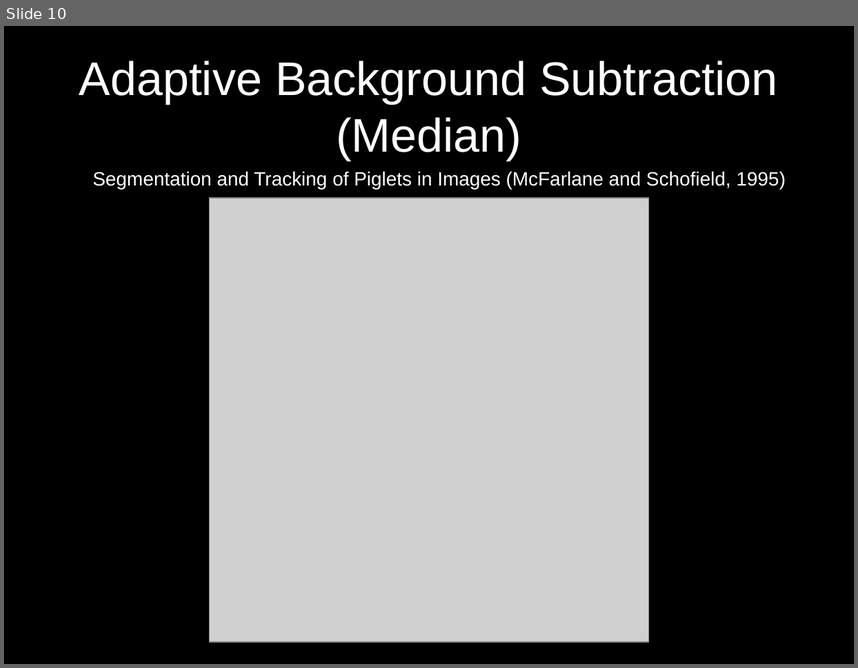
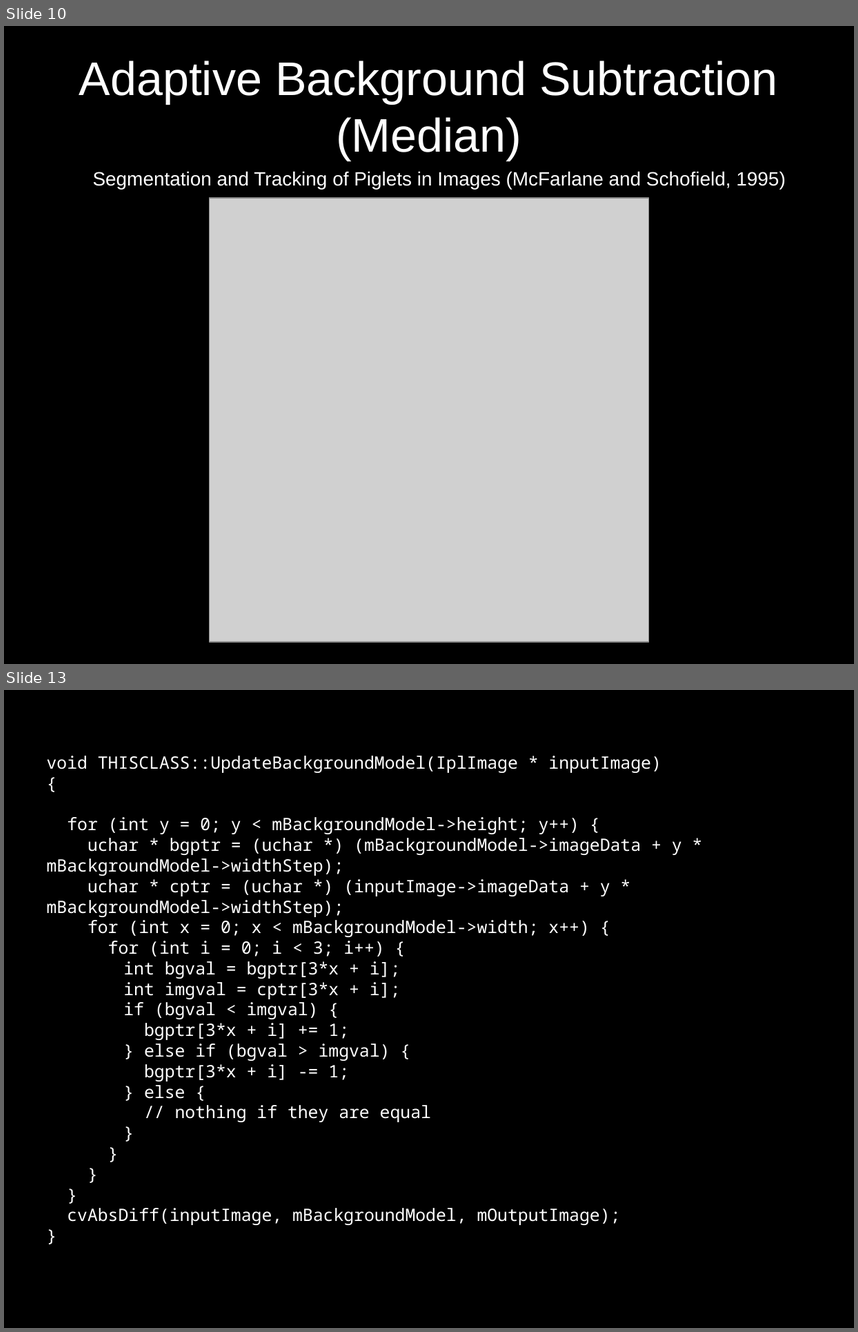
Before and after one commit to d28b/swistrack, a slide deck: Doc/tutorial.stefie10.06.2009/tutorialSlides.odp. Shown one above the other, each under a label of ours: slide 10 before the commit, slides 10 and 13 after it; the slides between them are not shown. The pictures are 858x668 and 858x1332 pixels, drawn with LibreOffice and Linux fonts; fonts in the diff are those of the drawing; grey boxes stand for pictures. Boxes give left, top, right and bottom in pixels: in the first picture for what was removed or moved away, otherwise in the second. Text is boxed around its words. In the diff, an @@ line names an element or a change of style, - is before the commit and + after.

Commit message:
Updated slides, with the pipeline sequence, and the code for the adaptive background subtraction, median.

```diff
--- a/Doc/tutorial.stefie10.06.2009/tutorialSlides.odp
+++ b/Doc/tutorial.stefie10.06.2009/tutorialSlides.odp
@@ slide 13 added at [4, 690, 854, 1328], background #000000 @@
@@ subtitle added at [47, 756, 682, 1225], 16 pt, text #FFFFFF @@
+void THISCLASS::UpdateBackgroundModel(IplImage * inputImage)
+{
+for (int y = 0; y < mBackgroundModel->height; y++) {
+uchar * bgptr = (uchar *) (mBackgroundModel->imageData + y * mBackgroundModel->widthStep);
+uchar * cptr = (uchar *) (inputImage->imageData + y * mBackgroundModel->widthStep);
+for (int x = 0; x < mBackgroundModel->width; x++) {
+for (int i = 0; i < 3; i++) {
+int bgval = bgptr[3*x + i];
+int imgval = cptr[3*x + i];
+if (bgval < imgval) {
+bgptr[3*x + i] += 1;
+} else if (bgval > imgval) {
+bgptr[3*x + i] -= 1;
+} else {
+// nothing if they are equal
+}
+}
+}
+}
+cvAbsDiff(inputImage, mBackgroundModel, mOutputImage);
+}
```
Also in this commit, not shown: 1 slide changed, 1 other slide added, 1 slide removed, 4 other files.
